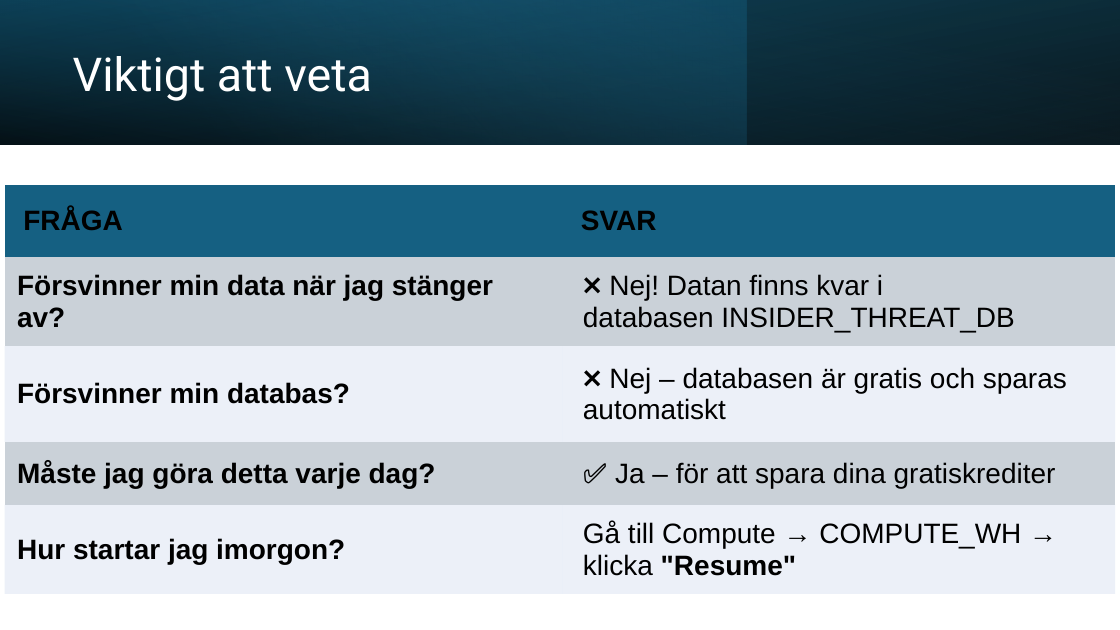
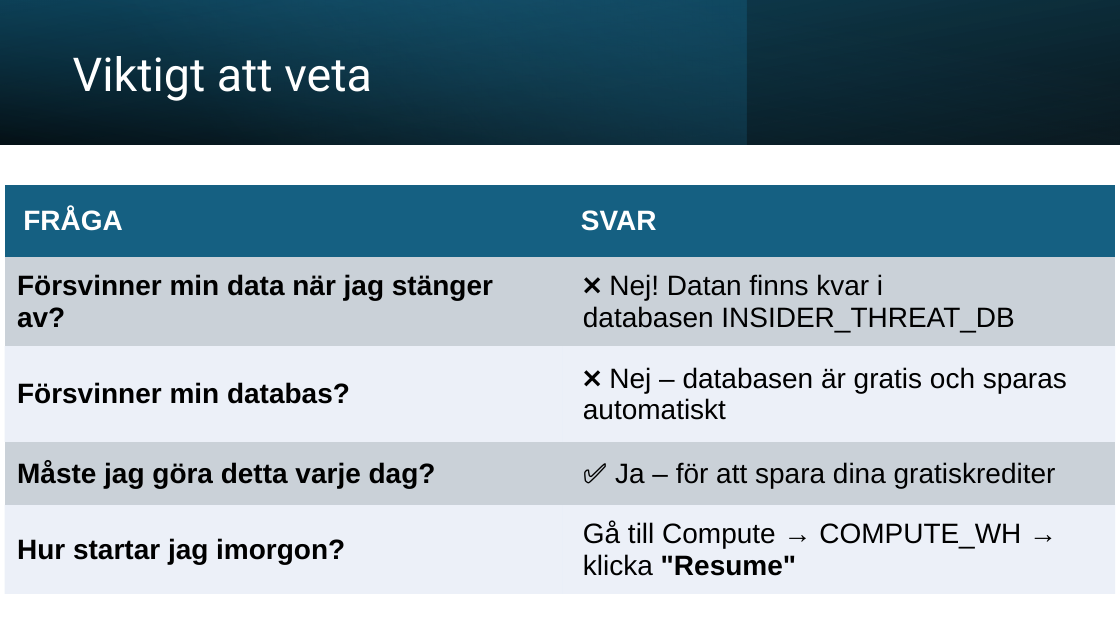
Before and after one commit to Ars1222022/insider-threat-detection, a slide deck: slide 33 of docs/Insider Threat Detection.pptx (slide 32 before the commit). Drawn at 1120x630 pixels with LibreOffice and Linux fonts; fonts in the diff are those of the drawing. Boxes give left, top, right and bottom in pixels: in the first picture for what was removed or moved away, otherwise in the second. Text is boxed around its words. In the diff, an @@ line names an element or a change of style, - is before the commit and + after.

```diff
--- a/docs/Insider Threat Detection.pptx
+++ b/docs/Insider Threat Detection.pptx
@@ table at box(5, 185, 1116, 601) @@
@@ text colour #000000 to #FFFFFF in "FRÅGA", "SVAR" @@
```
Also in this commit, not shown: 71 other slides changed, 1 slide added, 1 other file.
